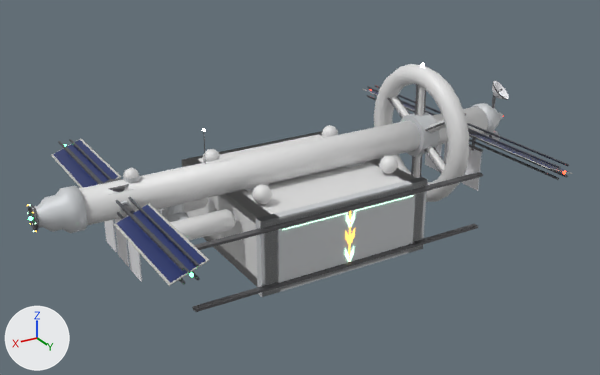
The glTF model public/models/station_lod1.glb: old version first, new version second.
One viewpoint serves both versions: a 50 mm lens placed at (112.0, 184.2, 97.4), pointed at (2.6, 1.8, 6.1). Arrows for +X, +Y and +Z are at lower left; the lights stay in place. The picture after the commit comes second. Where no turn or scale is listed for an object, it has been applied to the vertices. Vertices at exactly the same position are counted once.

The first picture shows 'EndModules', 'HabitatRing', 'HabitatRingDetail', 'HangarDoor_L', 'HangarDoor_R', 'Hull', 'HullDetail', 'LabModules', 'SolarArrays', 'Truss'.
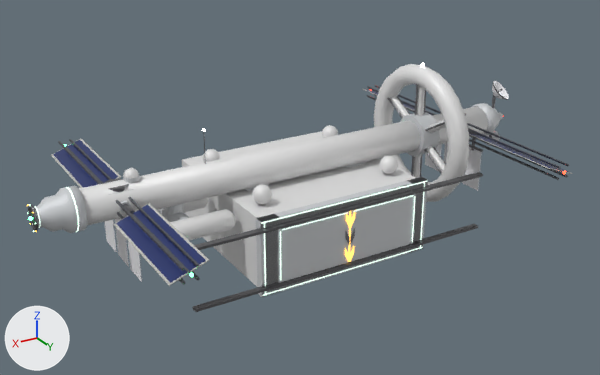
Where the newer file only moved an object's origin or applied its transform, the numbers keep the older frame.

What differs and where, as boxes (x1, y1, x2, y2) in the pictures (600 x 375 px):
part 1 of me_endmodules, added
    after: (66, 187, 79, 232)
part 2 of me_hangardoor_l, added
    after: (412, 196, 416, 242)
part 3 of me_hangardoor_l, recoloured
    both: (350, 212, 355, 261)
part 4 of me_hangardoor_l, recoloured
    both: (354, 195, 414, 212)
part 5 of me_hangardoor_r, added
    after: (280, 231, 282, 280)
part 6 of me_hangardoor_r, recoloured
    both: (345, 214, 350, 262)
part 7 of me_hangardoor_r, recoloured
    both: (282, 212, 348, 230)
part 8 of me_hull, reshaped
    before: (182, 131, 424, 294)
    after: (182, 160, 424, 292)
part 9 of me_hulldetail, added
    after: (261, 181, 427, 224)
part 10 of me_hulldetail, added
    after: (263, 247, 423, 296)
part 11 of me_hulldetail, added
    after: (420, 182, 425, 247)
part 12 of me_hulldetail, added
    after: (264, 223, 266, 295)

Edits to the bpy script that builds the scene:
```text
Change me_endmodules:
    remove me_endmodules.from_pydata(...)  # 968 vertices, 1824 faces; spans x -74.2..75.8, y -5.5..5.5, z 5.5..27.9
    add me_endmodules.from_pydata(...)  # 1024 vertices, 1880 faces; spans x -74.2..75.8, y -5.6..5.6, z 5.5..27.9
    me_endmodules part 1: a new loose piece of 32 vertices spanning x 65.4..65.8, y -5.6..5.6, z 8.0..19.2, in mat_mintstrip (pale green #dcf8ea, glowing pale green #e2fff0)
    other edits to the shape of me_endmodules do not show in these pictures
    add me_endmodules.materials.append(mat_mintstrip)  # pale green #dcf8ea, glowing pale green #e2fff0
Change me_hangardoor_l:
    remove me_hangardoor_l.from_pydata(...)  # 48 vertices, 72 faces; spans x 0.0..21.4, y -23.0..-21.8, z -7.0..8.4
    add me_hangardoor_l.from_pydata(...)  # 56 vertices, 84 faces; spans x 0.0..21.4, y -23.0..-21.8, z -7.0..8.4
    me_hangardoor_l part 2: a new loose piece, a box spanning x 0.3..0.5, y -22.05..-21.85, z -6.2..7.6, in mat_mintstrip (pale green #dcf8ea, glowing pale green #e2fff0)
    me_hangardoor_l part 3: 24 faces spanning x 20.0..21.2, y -22.0, z -7.0..8.1 switch from mat_mint (green #b8efd0, glowing green #c5ffde) to mat_amber (orange #ffbf59, glowing orange #ffbf59)
    me_hangardoor_l part 4: 12 faces spanning x 1.0..20.4, y -22.0..-21.8, z 7.8..8.0 switch from mat_mint (green #b8efd0, glowing green #c5ffde) to mat_mintstrip (pale green #dcf8ea, glowing pale green #e2fff0)
    add me_hangardoor_l.materials.append(mat_trim)  # grey #6f6f73
Change me_hangardoor_r:
    remove me_hangardoor_r.from_pydata(...)  # 48 vertices, 72 faces; spans x -21.4..0.0, y -23.0..-21.8, z -7.0..8.4
    add me_hangardoor_r.from_pydata(...)  # 56 vertices, 84 faces; spans x -21.4..0.0, y -23.0..-21.8, z -7.0..8.4
    me_hangardoor_r part 5: a new loose piece, a box spanning x -0.5..-0.3, y -22.05..-21.85, z -6.2..7.6, in mat_mintstrip (pale green #dcf8ea, glowing pale green #e2fff0)
    me_hangardoor_r part 6: 24 faces spanning x -21.2..-20.0, y -22.0, z -7.0..8.1 switch from mat_mint (green #b8efd0, glowing green #c5ffde) to mat_amber (orange #ffbf59, glowing orange #ffbf59)
    me_hangardoor_r part 7: 12 faces spanning x -20.4..-1.0, y -22.0..-21.8, z 7.8..8.0 switch from mat_mint (green #b8efd0, glowing green #c5ffde) to mat_mintstrip (pale green #dcf8ea, glowing pale green #e2fff0)
    add me_hangardoor_r.materials.append(mat_trim)  # grey #6f6f73
Change me_hull:
    remove me_hull.from_pydata(...)  # 122 vertices, 212 faces; spans x -64.0..64.0, y -25.0..25.0, z -1.9..27.9
    add me_hull.from_pydata(...)  # 106 vertices, 180 faces; spans x -64.0..64.0, y -25.0..25.0, z -1.9..27.9
    me_hull part 8
    23 vertices are removed from x -25.0..25.0, y -25.0..25.0, z -1.3..18.7
    55 faces are deleted
    1 vertex moves from x 25.0, y 25.0, z 1.3 to x 21.0, y 25.0, z 1.3
    7 vertices are added at x -21.0..21.0, y -23.0..25.0, z 1.3..16.7
    23 new faces join them, mat_hull (white #e5e5e5)
Change me_hulldetail:
    remove me_hulldetail.from_pydata(...)  # 264 vertices, 504 faces; spans x -44.9..44.9, y -20.6..23.5, z -9.2..14.4
    add me_hulldetail.from_pydata(...)  # 296 vertices, 552 faces; spans x -44.9..44.9, y -20.6..23.5, z -11.2..14.4
    me_hulldetail part 9: a new loose piece, a box spanning x -25.8..25.8, y 22.0..22.06, z 9.025..9.375, in mat_mintstrip (pale green #dcf8ea, glowing pale green #e2fff0)
    me_hulldetail part 10: a new loose piece, a box spanning x -25.8..25.8, y 22.0..22.06, z -11.225..-10.875, in mat_mintstrip (pale green #dcf8ea, glowing pale green #e2fff0)
    me_hulldetail part 11: a new loose piece, a box spanning x -25.075..-24.725, y 22.0..22.06, z -11.225..9.375, in mat_mintstrip (pale green #dcf8ea, glowing pale green #e2fff0)
    me_hulldetail part 12: a new loose piece, a box spanning x 24.725..25.075, y 22.0..22.06, z -11.225..9.375, in mat_mintstrip (pale green #dcf8ea, glowing pale green #e2fff0)
    add me_hulldetail.materials.append(mat_mintstrip)  # pale green #dcf8ea, glowing pale green #e2fff0
```
